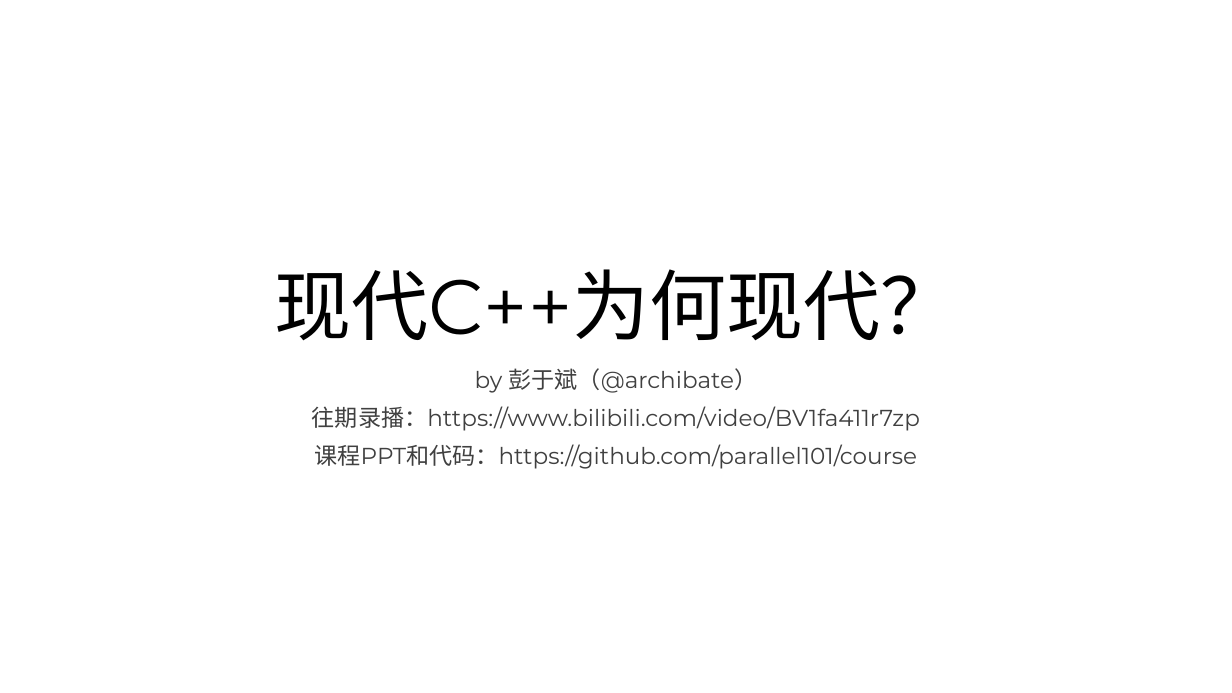
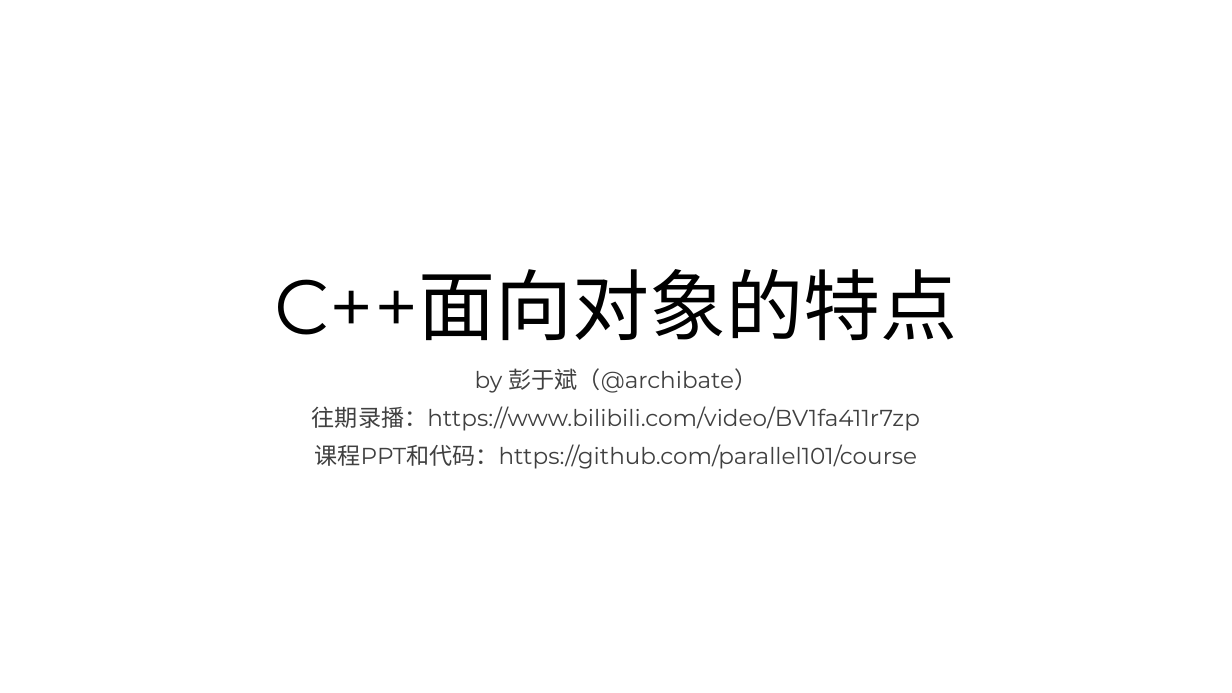
Before and after one commit to parallel101/course, a slide deck: slide 1 of 02/slides.pptx. Drawn at 1232x693 pixels with LibreOffice and Linux fonts; fonts in the diff are those of the drawing; background and template pictures are left out. Boxes give left, top, right and bottom in pixels: in the first picture for what was removed or moved away, otherwise in the second. Text is boxed around its words. In the diff, an @@ line names an element or a change of style, - is before the commit and + after.

```diff
--- a/02/slides.pptx
+++ b/02/slides.pptx
@@ title at [275,269,958,340]: text changed @@
-现代C++为何现代？
+C++面向对象的特点
```
Also in this commit, not shown: 2 other slides changed, 2 slides added, 9 other files.
